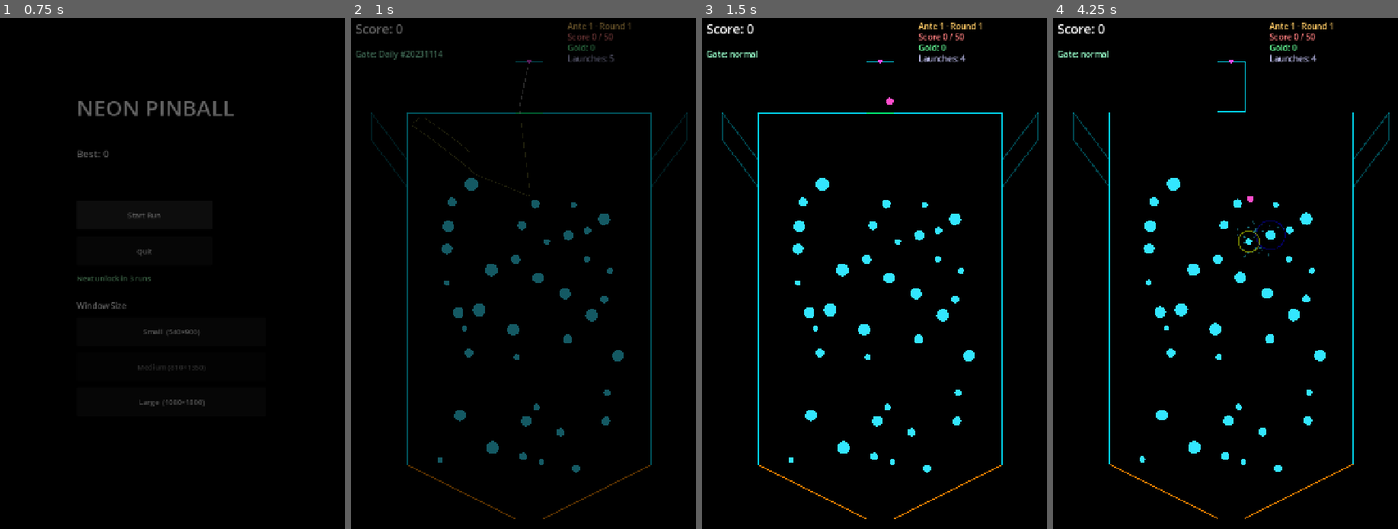
Above: before the commit, frames 1-4 (left to right).
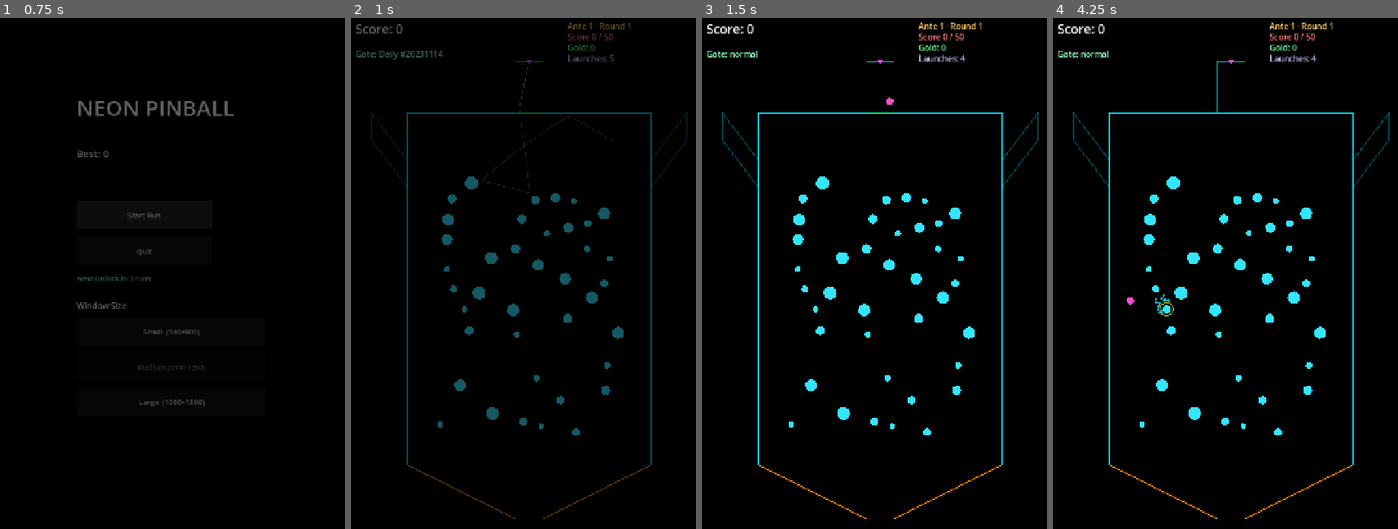
Above: after the commit, the same moments.

Repository: GencyZ/NeonPinball
Game: Godot game, scene res://scenes/main_menu.tscn
Two runs of this game, one before a commit and one after it. Both use one fixed random seed, a clock stepped at 60 frames per second and the inputs below.
Inputs (mouse positions are in pixels of both pictures, inside the frame that each line leads up to):
- Up to frame 1 (0.75 s): click "Start Run" at 0.5 s
- Up to frame 2 (1 s): no input
- Up to frame 3 (1.5 s): tap Enter at 1.25 s; move the mouse to (960, 283) at 1.27 s; hold D from 1.28 s (still down); hold Shift from 1.28 s (still down); click (960, 283) at 1.42 s
- Up to frame 4 (4.25 s): tap Space at 1.52 s; release D at 2 s; release Shift at 2 s; drag from (1156, 345) to (1211, 437) at 2.02 s; move the mouse to (1266, 181) at 2.77 s; hold D 2.78-3.5 s; tap Ctrl at 2.85 s; drag from (1211, 437) to (1122, 222) at 3.52 s

Frame 1 is identical in both runs. In frame 2, 2.8% of the frame differs, in the area x 17-80%, y 19-89%; in frame 3, 2.6%; in frame 4, 3.3%, in the area x 6-97%, y 8-99%.

Commit message:
fix: clamp peg area above funnel (local y < 780)
Height was 740-margin=696 → area.end went to absolute y=1045 (local 820),
well into the funnel. Correct formula: 780 - 2*margin - 80 = 612, giving
area.end at local y=736 — safely above the funnel walls at y=780.

Co-Authored-By: Claude Sonnet 4.6 <noreply@anthropic.com>

Diff:
--- a/game/view/board_view.gd
+++ b/game/view/board_view.gd
@@ -106,7 +106,7 @@
 		_rect.position.x + margin,
 		_rect.position.y + margin + 80.0,   # extra top gap for channel walls
 		_rect.size.x - margin * 2.0,
-		740.0 - margin)                      # stop above funnel (local y=780)
+		780.0 - margin * 2.0 - 80.0)        # height fits above funnel (local y < 780)
 
 	var special_rate := minf(float(depth) / 23.0 * 0.55, 0.55)
 	var type_pool := _build_type_pool(depth)
